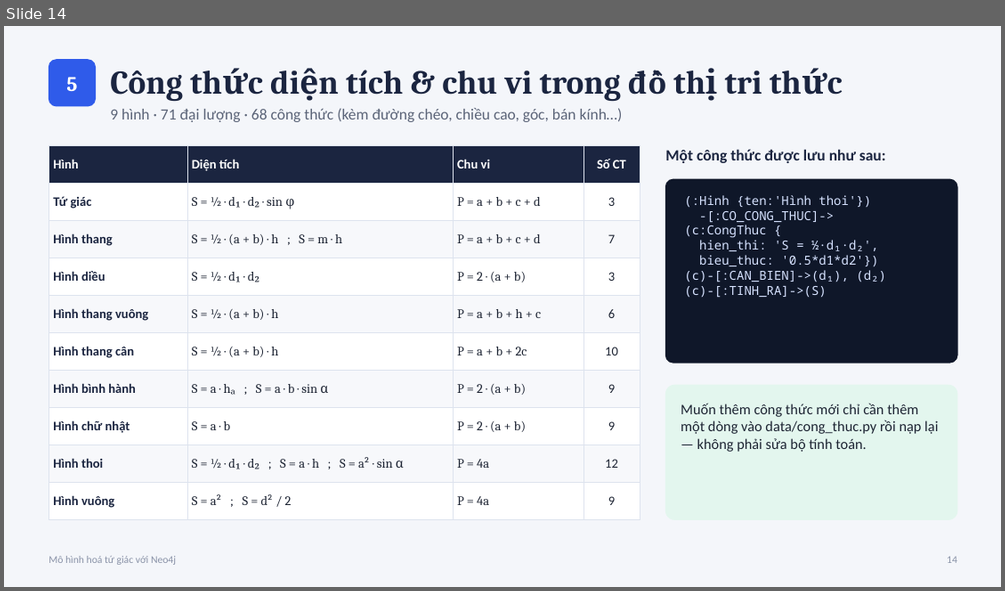
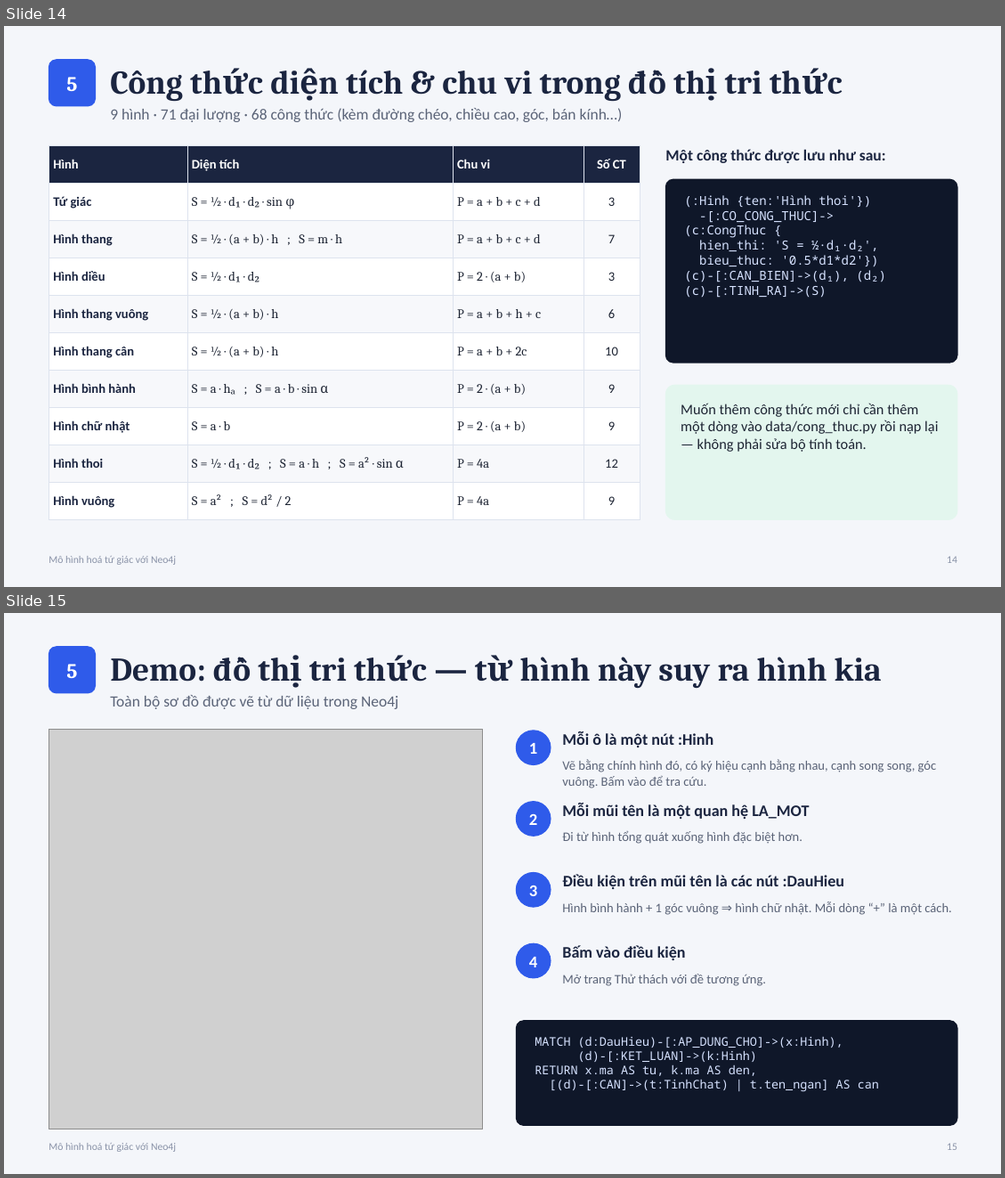
Before and after one commit to LocHegNguyen76/Nhom9_tuGiac_Neo4j, a slide deck: docs/3_Thuyet_trinh.pptx. Shown one above the other, each under a label of ours: slide 14 before the commit, slides 14 and 15 after it. The pictures are 1005x591 and 1005x1178 pixels, drawn with LibreOffice and Linux fonts; fonts in the diff are those of the drawing; grey boxes stand for pictures. Boxes give left, top, right and bottom in pixels: in the first picture for what was removed or moved away, otherwise in the second. Text is boxed around its words. In the diff, an @@ line names an element or a change of style, - is before the commit and + after.

Commit message:
Do thi tri thuc bang hinh, thu thach tu chon de

```diff
--- a/docs/3_Thuyet_trinh.pptx
+++ b/docs/3_Thuyet_trinh.pptx
@@ slide 15 added at (x1=4, y1=613, x2=1001, y2=1174), background #F4F6FA @@
@@ rounded rectangle added at (x1=48, y1=647, x2=96, y2=693), fill #2F5BEA, outline #2F5BEA 1 pt @@
@@ text added at (x1=66, y1=664, x2=77, y2=678), 20 pt, text #FFFFFF, bold @@
+5
@@ text added at (x1=110, y1=657, x2=882, y2=688), 32 pt, text #1B2540, bold @@
+Demo: đồ thị tri thức — từ hình này suy ra hình kia
@@ text added at (x1=110, y1=695, x2=398, y2=709), 15 pt, text #5B6478 @@
+Toàn bộ sơ đồ được vẽ từ dữ liệu trong Neo4j
@@ picture added at (x1=48, y1=729, x2=483, y2=1129) @@
@@ ellipse added at (x1=517, y1=730, x2=550, y2=765), fill #2F5BEA, outline #2F5BEA 1 pt @@
@@ text added at (x1=529, y1=743, x2=537, y2=754), 16 pt, text #FFFFFF, bold @@
+1
@@ text added at (x1=562, y1=731, x2=713, y2=747), 15.5 pt, text #1B2540, bold @@
+Mỗi ô là một nút :Hinh
@@ text added at (x1=562, y1=759, x2=937, y2=788), 12.5 pt, text #5B6478 @@
+Vẽ bằng chính hình đó, có ký hiệu cạnh bằng nhau, cạnh song song, góc vuông. Bấm vào để tra cứu.
@@ ellipse added at (x1=517, y1=802, x2=550, y2=835), fill #2F5BEA, outline #2F5BEA 1 pt @@
@@ text added at (x1=529, y1=814, x2=537, y2=825), 16 pt, text #FFFFFF, bold @@
+2
@@ text added at (x1=562, y1=803, x2=809, y2=819), 15.5 pt, text #1B2540, bold @@
+Mỗi mũi tên là một quan hệ LA_MOT
@@ text added at (x1=562, y1=831, x2=802, y2=844), 12.5 pt, text #5B6478 @@
+Đi từ hình tổng quát xuống hình đặc biệt hơn.
@@ ellipse added at (x1=517, y1=873, x2=550, y2=907), fill #2F5BEA, outline #2F5BEA 1 pt @@
@@ text added at (x1=562, y1=874, x2=845, y2=889), 15.5 pt, text #1B2540, bold @@
+Điều kiện trên mũi tên là các nút :DauHieu
@@ text added at (x1=529, y1=885, x2=537, y2=896), 16 pt, text #FFFFFF, bold @@
+3
@@ text added at (x1=562, y1=901, x2=951, y2=915), 12.5 pt, text #5B6478 @@
+Hình bình hành + 1 góc vuông ⇒ hình chữ nhật. Mỗi dòng “+” là một cách.
@@ ellipse added at (x1=517, y1=943, x2=550, y2=978), fill #2F5BEA, outline #2F5BEA 1 pt @@
@@ text added at (x1=529, y1=957, x2=537, y2=967), 16 pt, text #FFFFFF, bold @@
+4
@@ text added at (x1=562, y1=945, x2=686, y2=960), 15.5 pt, text #1B2540, bold @@
+Bấm vào điều kiện
@@ text added at (x1=562, y1=973, x2=766, y2=986), 12.5 pt, text #5B6478 @@
+Mở trang Thử thách với đề tương ứng.
@@ rounded rectangle added at (x1=517, y1=1021, x2=957, y2=1126), fill #0F1729, outline #0F1729 1 pt @@
@@ text added at (x1=534, y1=1037, x2=879, y2=1092), 11.5 pt, text #D6E2FF @@
+MATCH (d:DauHieu)-[:AP_DUNG_CHO]->(x:Hinh),
+(d)-[:KET_LUAN]->(k:Hinh)
+RETURN x.ma AS tu, k.ma AS den,
+[(d)-[:CAN]->(t:TinhChat) | t.ten_ngan] AS can
@@ text added at (x1=48, y1=1143, x2=176, y2=1151), 10 pt, text #8A93A8 @@
+Mô hình hoá tứ giác với Neo4j
@@ text added at (x1=947, y1=1143, x2=957, y2=1150), 10 pt, text #8A93A8 @@
+15
```
Also in this commit, not shown: 4 slides changed, 29 other files.
